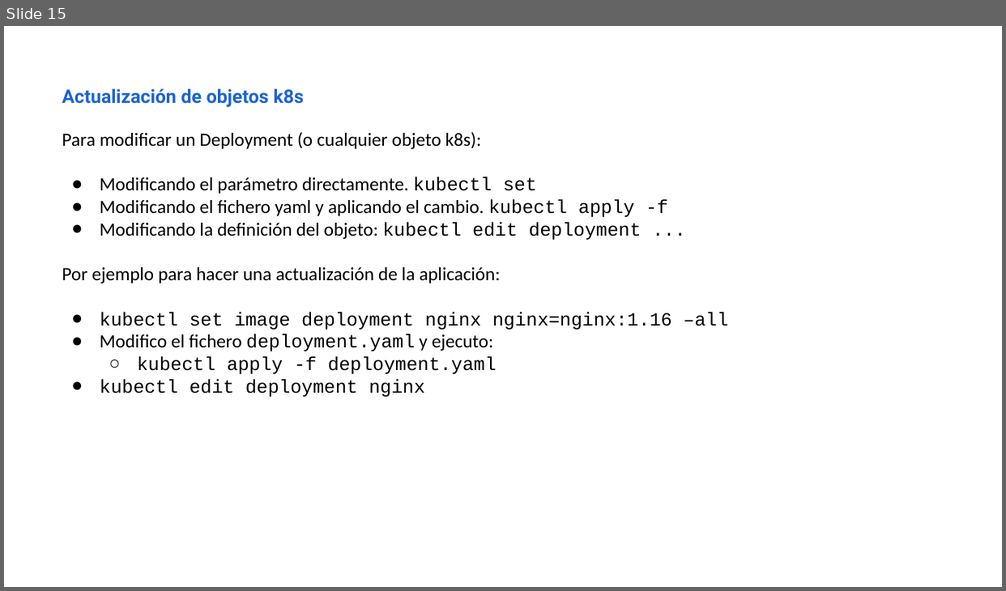
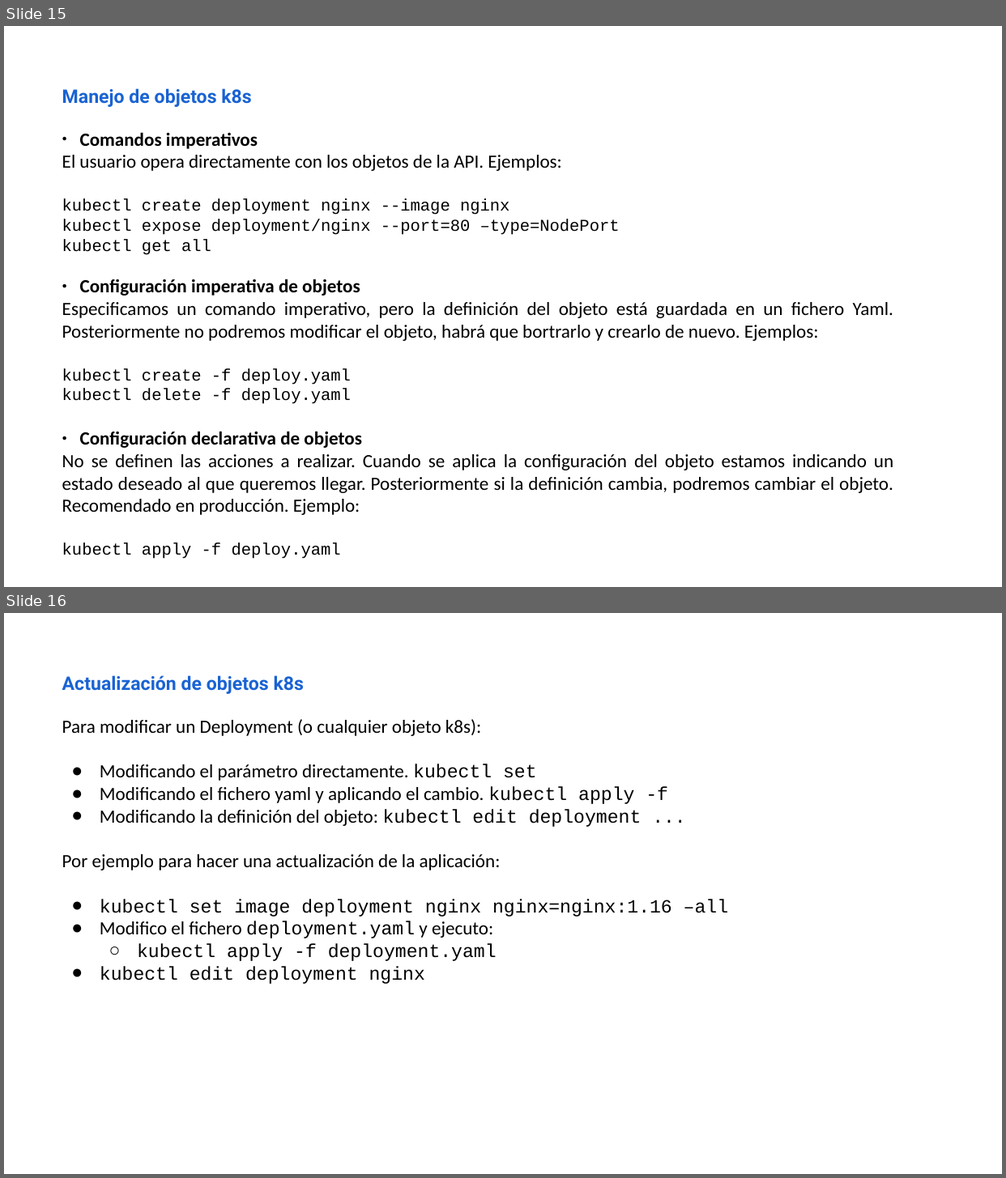
Before and after one commit to iesgn/kubernetes-storm, a slide deck: unidad2/presentacion_unidad2.odp. Shown one above the other, each under a label of ours: slide 15 before the commit, slides 15 and 16 after it. The pictures are 1006x591 and 1006x1178 pixels, drawn with LibreOffice and Linux fonts; fonts in the diff are those of the drawing. Boxes give left, top, right and bottom in pixels: in the first picture for what was removed or moved away, otherwise in the second. Text is boxed around its words. In the diff, an @@ line names an element or a change of style, - is before the commit and + after.

```diff
--- a/unidad2/presentacion_unidad2.odp
+++ b/unidad2/presentacion_unidad2.odp
@@ slide 15 added at (x1=4, y1=26, x2=1002, y2=587), background #FFFFFF @@
@@ text added at (x1=62, y1=88, x2=251, y2=107), 18 pt, text #1963D3, bold @@
+Manejo de objetos k8s
@@ text added at (x1=62, y1=132, x2=893, y2=559), 18 pt, text #000000 @@
+● Comandos imperativos
+El usuario opera directamente con los objetos de la API. Ejemplos:
+kubectl create deployment nginx --image nginx
+kubectl expose deployment/nginx --port=80 –type=NodePort
+kubectl get all
+● Configuración imperativa de objetos
+Especificamos un comando imperativo, pero la definición del objeto está guardada en un fichero Yaml. Posteriormente no podremos modificar el objeto, habrá que bortrarlo y crearlo de nuevo. Ejemplos:
+kubectl create -f deploy.yaml
+kubectl delete -f deploy.yaml
+● Configuración declarativa de objetos
+No se definen las acciones a realizar. Cuando se aplica la configuración del objeto estamos indicando un estado deseado al que queremos llegar. Posteriormente si la definición cambia, podremos cambiar el objeto. Recomendado en producción. Ejemplo:
+kubectl apply -f deploy.yaml
@@ what was slide 15 is now slide 16 @@
```
Also in this commit, not shown: 1 other file.
